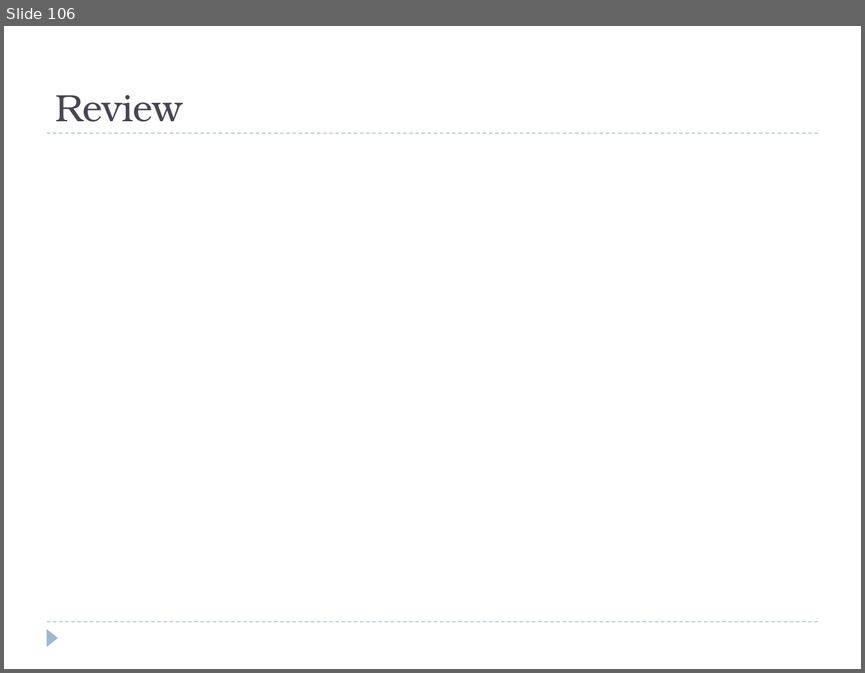
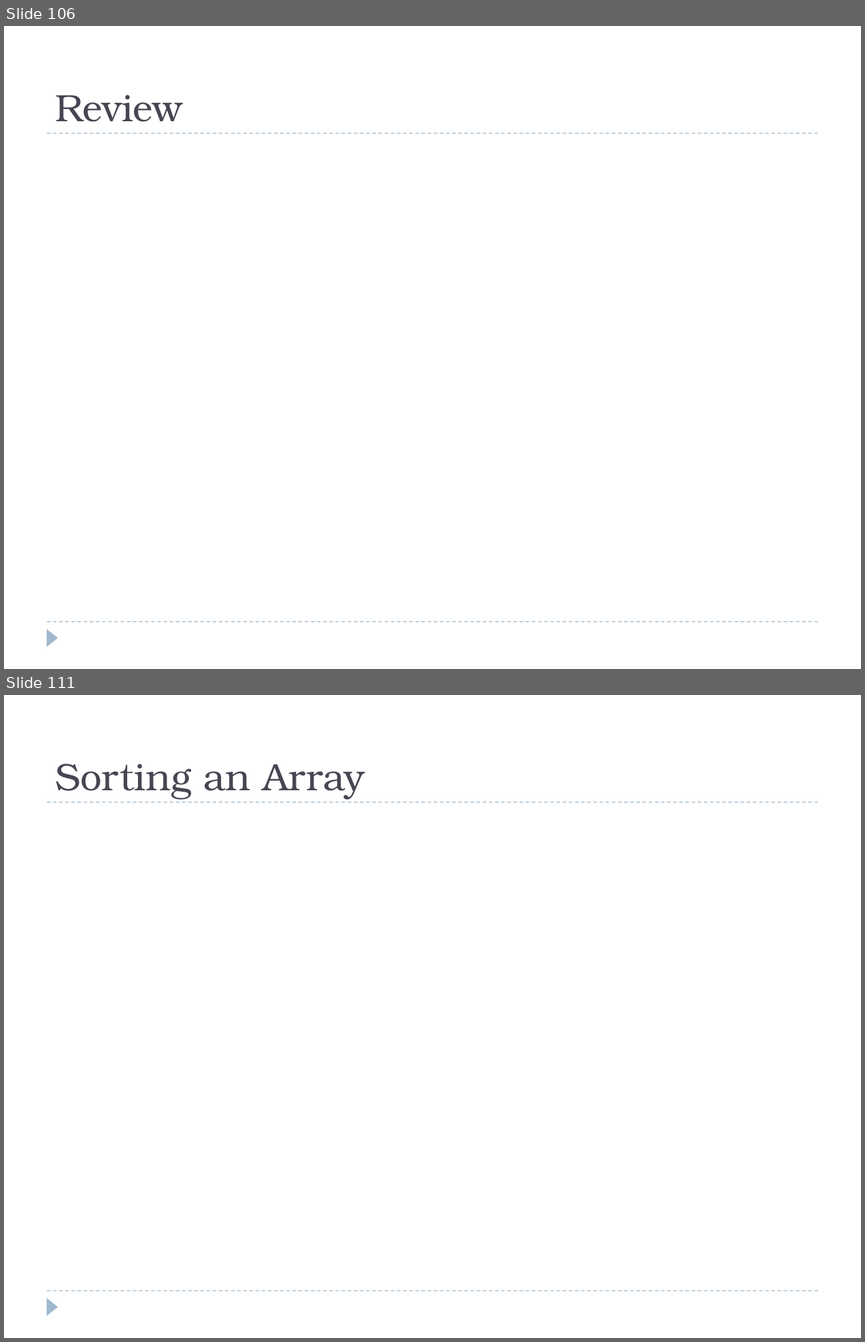
Before and after one commit to bcraig108/JavaClass_2013_Summer, a slide deck: Introduction to Java Programming.pptx. Shown one above the other, each under a label of ours: slide 106 before the commit, slides 106 and 111 after it; the slides between them are not shown. The pictures are 865x673 and 865x1342 pixels, drawn with LibreOffice and Linux fonts; fonts in the diff are those of the drawing; background and template pictures are left out. Boxes give left, top, right and bottom in pixels: in the first picture for what was removed or moved away, otherwise in the second. Text is boxed around its words. In the diff, an @@ line names an element or a change of style, - is before the commit and + after.

```diff
--- a/Introduction to Java Programming.pptx
+++ b/Introduction to Java Programming.pptx
@@ slide 111 added at <box>4,695,861,1338</box>, background #FFFFFF; not listed: 3 template elements that a slide beside it also shows @@
@@ title added at <box>55,764,365,799</box>, 32 pt, text #464653 @@
+Sorting an Array
```
Also in this commit, not shown: 1 slide changed, 6 other slides added, 1 other file.
